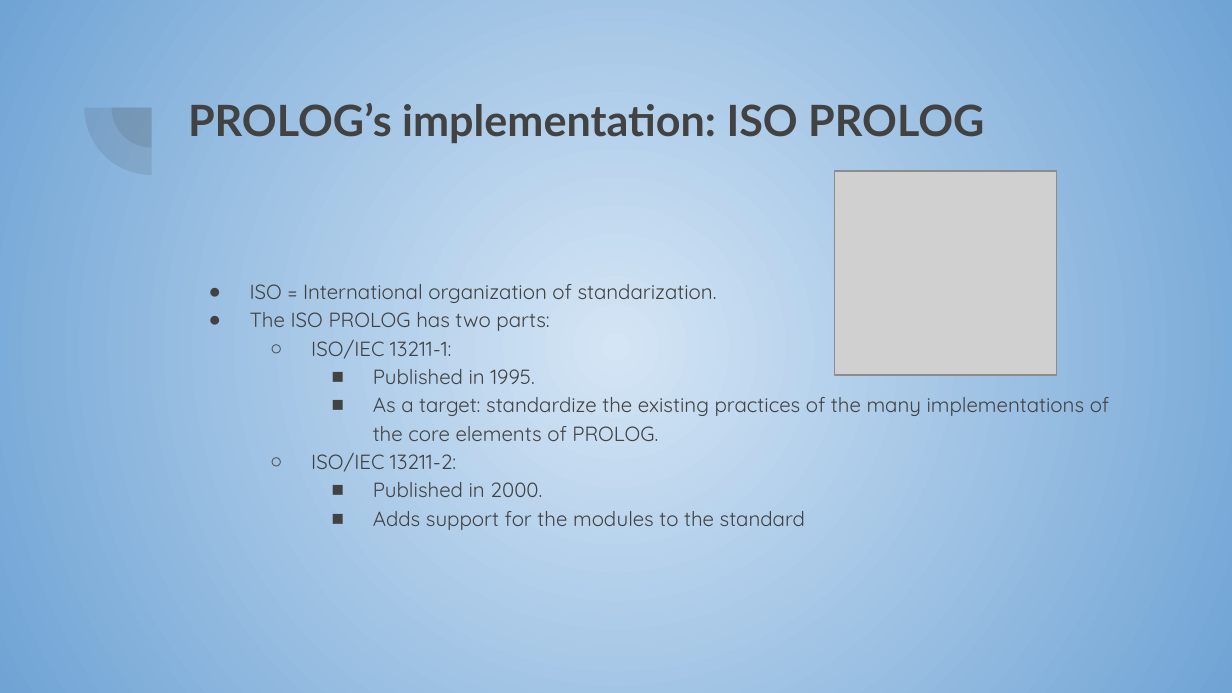
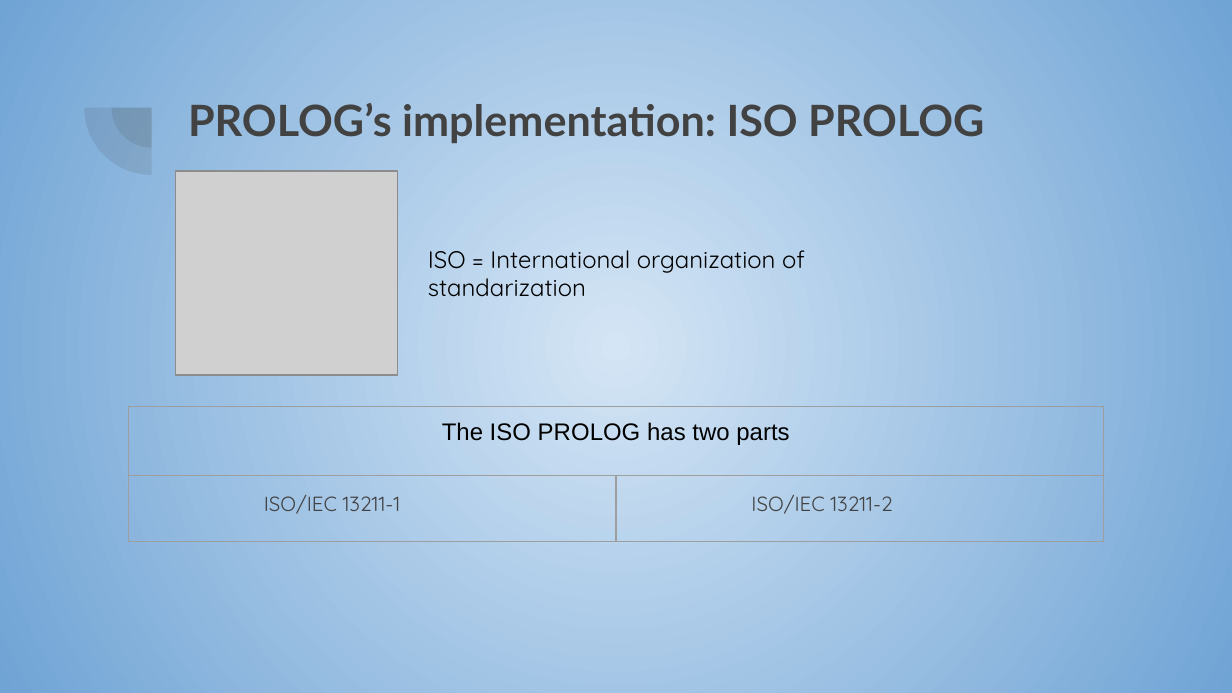
Before and after one commit to marc7666/Language-processors, a slide deck: slide 7 of Activities/Symbol table, intemediate code generation and synthesis phase/PROLOG presentation.pptx. Drawn at 1232x693 pixels with LibreOffice and Linux fonts; fonts in the diff are those of the drawing; grey boxes stand for pictures. Boxes give left, top, right and bottom in pixels: in the first picture for what was removed or moved away, otherwise in the second. Text is boxed around its words. In the diff, an @@ line names an element or a change of style, - is before the commit and + after.

```diff
--- a/Activities/Symbol table, intemediate code generation and synthesis phase/PROLOG presentation.pptx
+++ b/Activities/Symbol table, intemediate code generation and synthesis phase/PROLOG presentation.pptx
@@ picture moved from (x1=834, y1=171, x2=1056, y2=376) to (x1=176, y1=171, x2=398, y2=376) @@
@@ text added at (x1=428, y1=250, x2=805, y2=297), 14 pt, text #000000 @@
+ISO = International organization of standarization
@@ text removed at (x1=250, y1=284, x2=1109, y2=530) @@
-● ISO = International organization of standarization.
-● The ISO PROLOG has two parts:
-  ○ ISO/IEC 13211-1:
-    ■ Published in 1995.
-    ■ As a target: standardize the existing practices of the many implementations of the core elements of PROLOG.
-  ○ ISO/IEC 13211-2:
-    ■ Published in 2000.
-    ■ Adds support for the modules to the standard
@@ table added at (x1=128, y1=407, x2=1104, y2=693), 2 rows, 2 columns @@
+The ISO PROLOG has two parts | 
+ISO/IEC 13211-1 | ISO/IEC 13211-2
```
Also in this commit, not shown: 3 other slides changed, 5 slides added, 4 slides removed, 1 other file.
